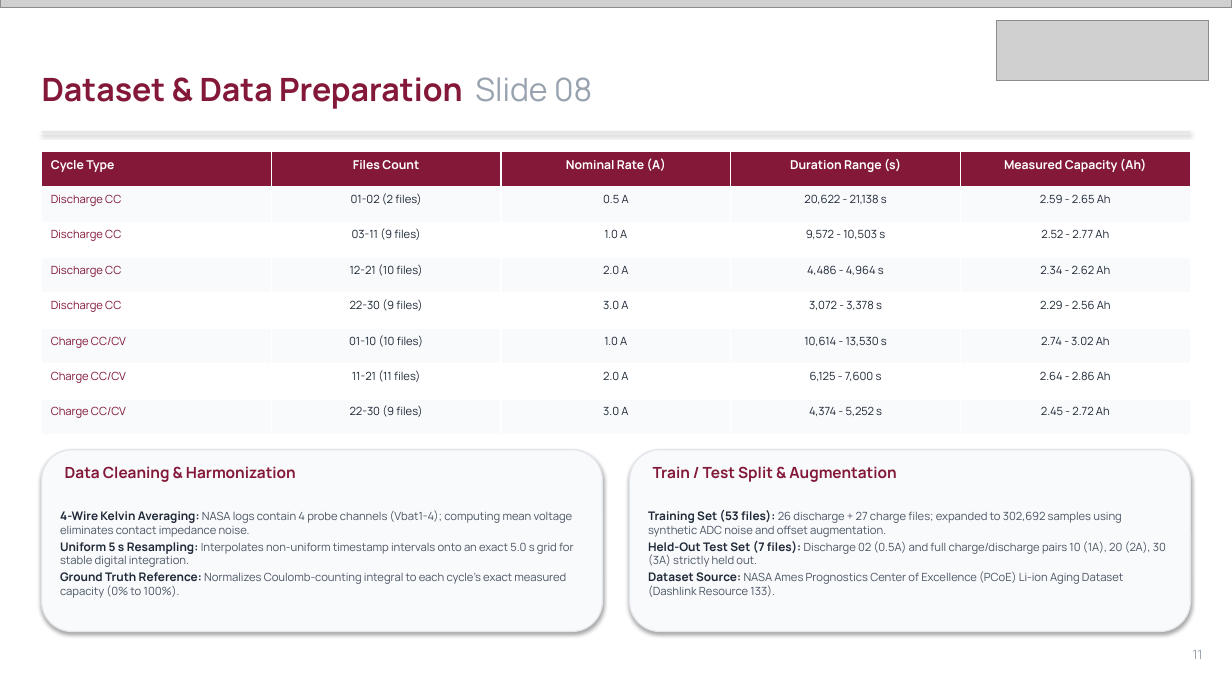
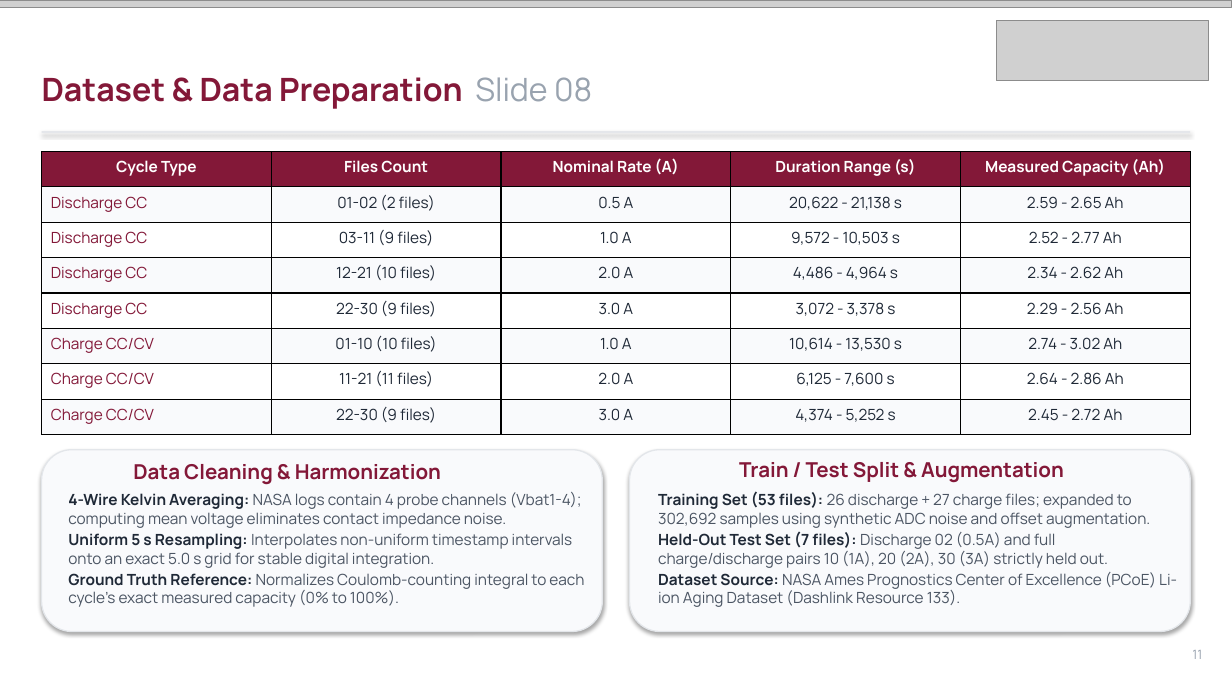
Before and after one commit to Imagiyy/Digital-Twin--ML-Based-Battery-SOC-Estimation, a slide deck: slide 11 of Amrita_SOC_Digital_Twin_Presentation.pptx. Drawn at 1232x693 pixels with LibreOffice and Linux fonts; fonts in the diff are those of the drawing; grey boxes stand for pictures. Boxes give left, top, right and bottom in pixels: in the first picture for what was removed or moved away, otherwise in the second. Text is boxed around its words. In the diff, an @@ line names an element or a change of style, - is before the commit and + after.

Commit message:
fix(ui): repair Tab 3 Model Explorer grid balance, table overflow, and unit typography

```diff
--- a/Amrita_SOC_Digital_Twin_Presentation.pptx
+++ b/Amrita_SOC_Digital_Twin_Presentation.pptx
@@ table at [42,152,1192,434] @@
@@ size 9.5 to 12 pt in "Cycle Type", "Files Count", "Nominal Rate (A)", "Duration Range (s)" and 1 more places @@
@@ size 8.8 to 12 pt in "Discharge CC", "01-02 (2 files)", "0.5 A", "20,622 - 21,138 s" and 31 more places @@
@@ alignment left to centre @@
@@ borders changed @@
@@ rounded rectangle at [42,450,603,632]: proportions changed @@
@@ text "Data Cleaning & Harmonization": place and size @@
-text "Data Cleaning & Harmonization" at [65,466,296,482]
+text "Data Cleaning & Harmonization" at [133,464,441,485]
@@ text "Data Cleaning & Harmonization" at [133,464,441,485]: size 12 to 16 pt @@
@@ rounded rectangle at [629,450,1190,632]: proportions changed @@
@@ text "Train / Test Split & ..." at [739,462,1064,483]: size 12 to 16 pt @@
@@ text "Train / Test Split & ...": place and size @@
-text "Train / Test Split & ..." at [653,466,896,482]
+text "Train / Test Split & ..." at [739,462,1064,483]
@@ text "4-Wire Kelvin Averaging: NASA logs ...": place and size @@
-text "4-Wire Kelvin Averaging: NASA logs ..." at [60,510,573,598]
+text "4-Wire Kelvin Averaging: NASA logs ..." at [68,492,584,607]
@@ text "4-Wire Kelvin Averaging: NASA logs ..." at [68,492,584,607]: size 9.2 to 12 pt in "4-Wire Kelvin Averaging:", "Uniform 5 s Resampling:", "Ground Truth Reference:"; size 8.8 to 12 pt in "NASA logs contain 4 probe channels (Vbat1-4); ...", "Interpolates non-uniform timestamp intervals onto an exact ...", "Normalizes Coulomb-counting integral to each cycle's exact ..." @@
@@ text "Training Set (53 files): 26 ...": place and size @@
-text "Training Set (53 files): 26 ..." at [648,510,1166,597]
+text "Training Set (53 files): 26 ..." at [658,491,1177,607]
@@ text "Training Set (53 files): 26 ..." at [658,491,1177,607]: size 9.2 to 12 pt in "Training Set (53 files):", "Held-Out Test Set (7 files):", "Dataset Source:"; size 8.8 to 12 pt in "26 discharge + 27 charge files; expanded ...", "Discharge 02 (0.5A) and full charge/discharge pairs ...", "NASA Ames Prognostics Center of Excellence (PCoE) ..." @@
```
Also in this commit, not shown: 21 other slides changed, 1 slide removed, 2 other files.
